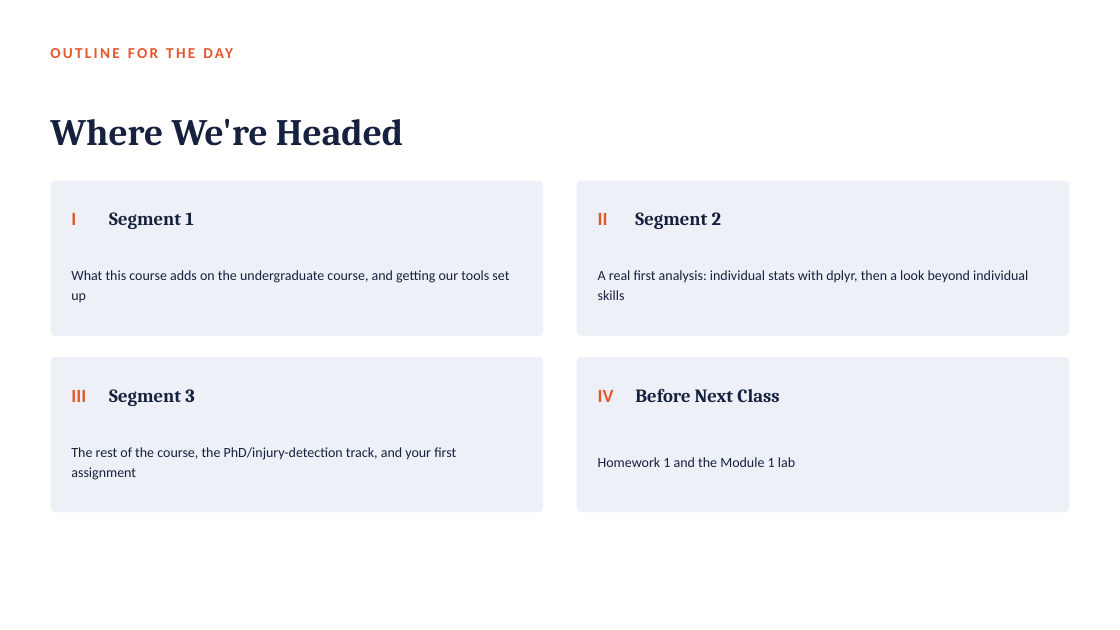
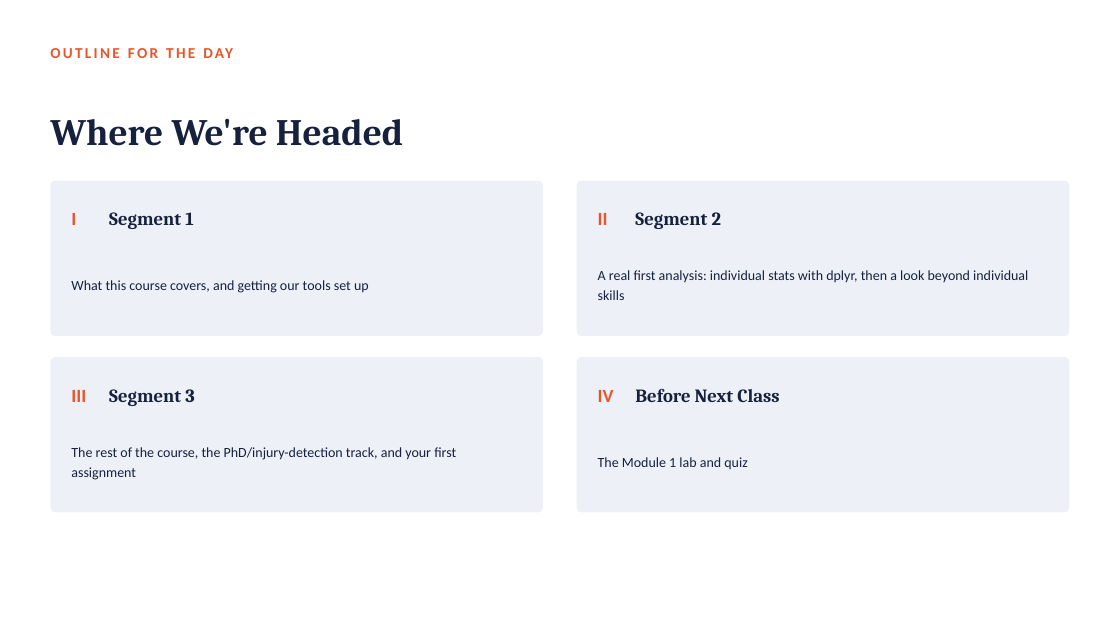
Before and after one commit to fmurital/Teaching-Curriculum, a slide deck: slide 3 of Sports-Analytics-Graduate/01_Getting_Started_with_Advanced_Basketball_Analytics/Lecture_Slides/Module01_Getting_Started_with_Advanced_Basketball_Analytics.pptx. Drawn at 1120x630 pixels with LibreOffice and Linux fonts; fonts in the diff are those of the drawing. Boxes give left, top, right and bottom in pixels: in the first picture for what was removed or moved away, otherwise in the second. Text is boxed around its words. In the diff, an @@ line names an element or a change of style, - is before the commit and + after.

Commit message:
Correct graduate course: build syllabus/schedule/admin, switch to course-wide Assignments/Midterm/Final structure, remove per-module homework, fix video policy and cross-course references in Modules 1-2

```diff
--- a/Sports-Analytics-Graduate/01_Getting_Started_with_Advanced_Basketball_Analytics/Lecture_Slides/Module01_Getting_Started_with_Advanced_Basketball_Analytics.pptx
+++ b/Sports-Analytics-Graduate/01_Getting_Started_with_Advanced_Basketball_Analytics/Lecture_Slides/Module01_Getting_Started_with_Advanced_Basketball_Analytics.pptx
@@ text at (71, 280, 369, 293): text changed @@
-What this course adds on the undergraduate course, and getting our tools set up
+What this course covers, and getting our tools set up
@@ text at (598, 457, 747, 469): text changed @@
-Homework 1 and the Module 1 lab
+The Module 1 lab and quiz
```
Also in this commit, not shown: 7 other slides changed, 3 slides removed, 16 other files.
